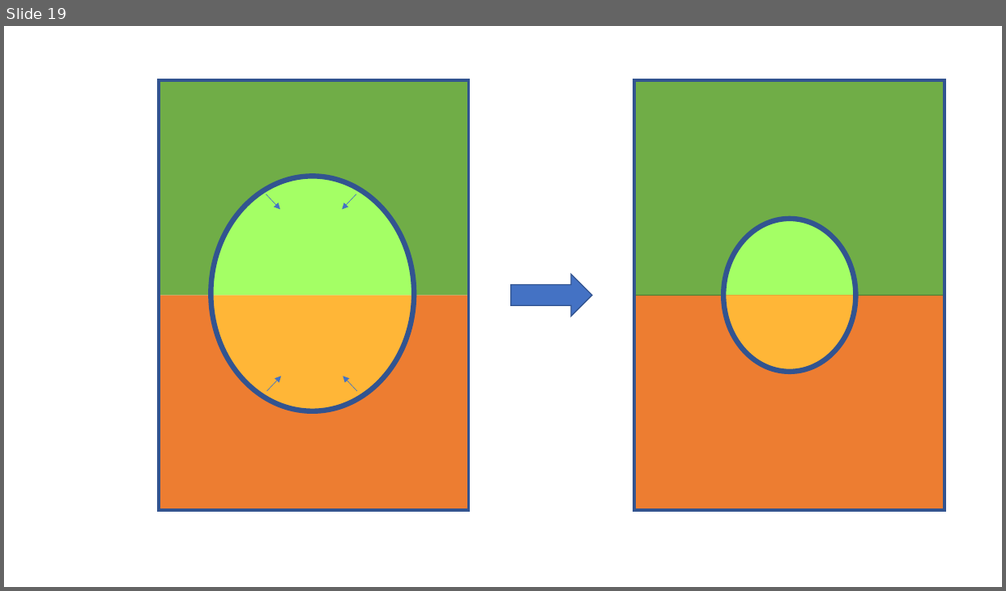
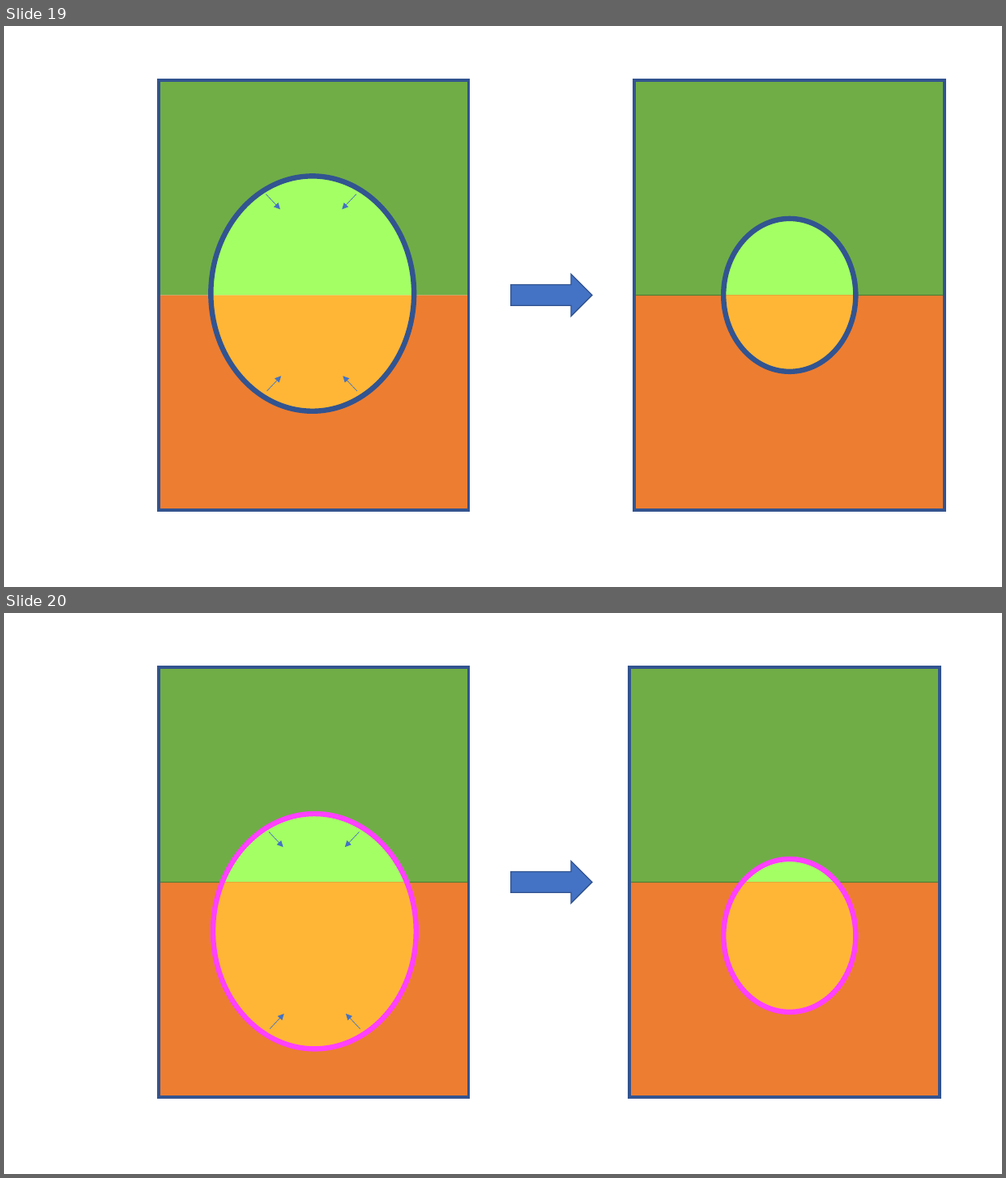
Before and after one commit to daniel-yj-yang/ml, a slide deck: model_evaluation/confusion_matrix/images/visualization_of_confusion_matrix.pptx. Shown one above the other, each under a label of ours: slide 19 before the commit, slides 19 and 20 after it. The pictures are 1006x591 and 1006x1178 pixels, drawn with LibreOffice and Linux fonts; fonts in the diff are those of the drawing. Boxes give left, top, right and bottom in pixels: in the first picture for what was removed or moved away, otherwise in the second. Text is boxed around its words. In the diff, an @@ line names an element or a change of style, - is before the commit and + after.

```diff
--- a/model_evaluation/confusion_matrix/images/visualization_of_confusion_matrix.pptx
+++ b/model_evaluation/confusion_matrix/images/visualization_of_confusion_matrix.pptx
@@ slide 20 added at box(4, 613, 1002, 1174), background #FFFFFF @@
@@ freeform shape added at box(158, 667, 468, 883), fill #70AD47, outline #538035 1 pt @@
@@ rectangle added at box(158, 667, 468, 1097), outline #325491 3 pt @@
@@ freeform shape added at box(630, 667, 940, 883), fill #70AD47, outline #538035 1 pt @@
@@ rectangle added at box(630, 667, 940, 1097), outline #325491 3 pt @@
@@ freeform shape added at box(213, 814, 415, 1049), outline #FF40FF 5 pt @@
@@ freeform shape added at box(221, 814, 405, 882), fill #A4FF65 @@
@@ arrow added from (269, 833) to (283, 847), #4472C4 0.5 pt @@
@@ arrow added from (360, 833) to (345, 847), #4472C4 0.5 pt @@
@@ right arrow added at box(511, 862, 592, 904), fill #4472C4, outline #325491 1 pt @@
@@ freeform shape added at box(723, 859, 856, 1012), outline #FF40FF 5 pt @@
@@ freeform shape added at box(743, 859, 837, 883), fill #A4FF65 @@
@@ rectangle added at box(158, 883, 468, 1098), fill #ED7D31, outline #AF5C24 1 pt @@
@@ freeform shape added at box(212, 883, 415, 1050), fill #FFB637 @@
@@ rectangle added at box(630, 883, 940, 1098), fill #ED7D31, outline #AF5C24 1 pt @@
@@ freeform shape added at box(723, 883, 856, 1013), fill #FFB637 @@
@@ arrow added from (270, 1029) to (284, 1014), #4472C4 0.5 pt @@
@@ arrow added from (360, 1029) to (346, 1014), #4472C4 0.5 pt @@
```
Also in this commit, not shown: 2 slides changed, 1 other slide added, 1 slide removed, 5 other files.
